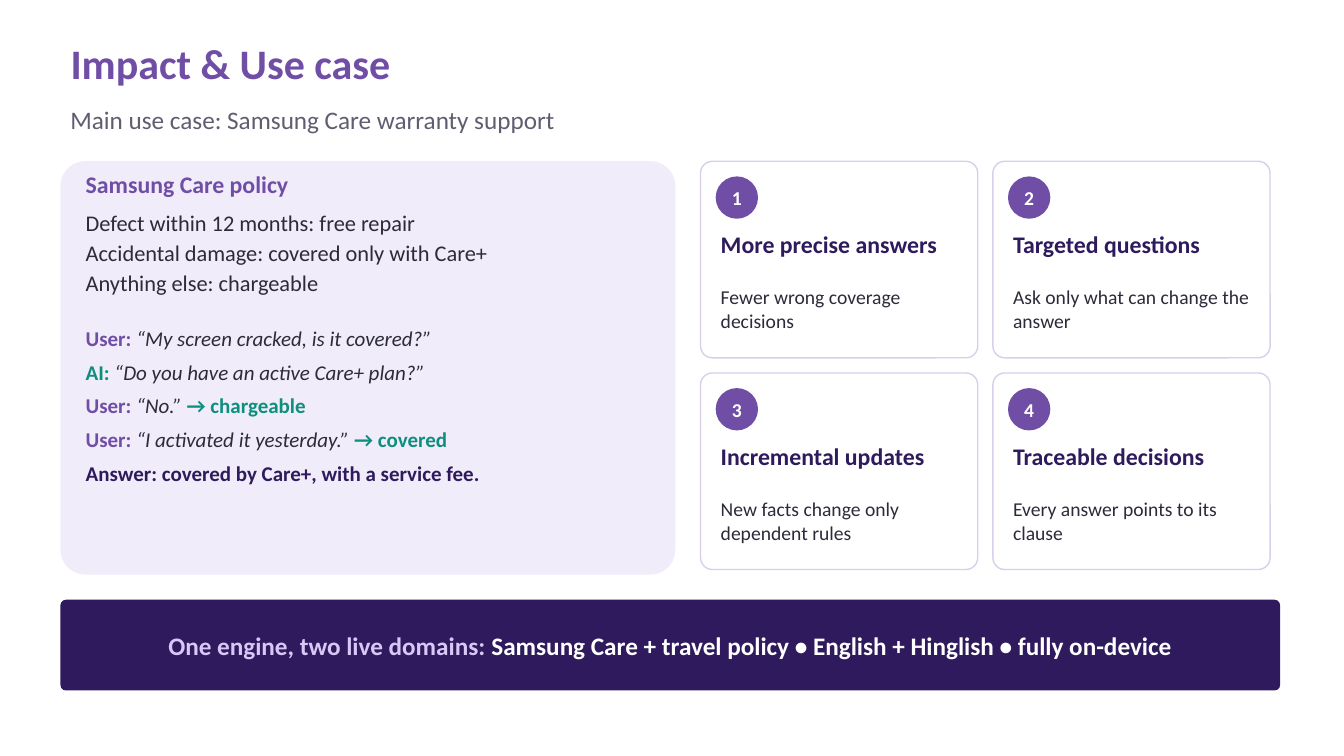
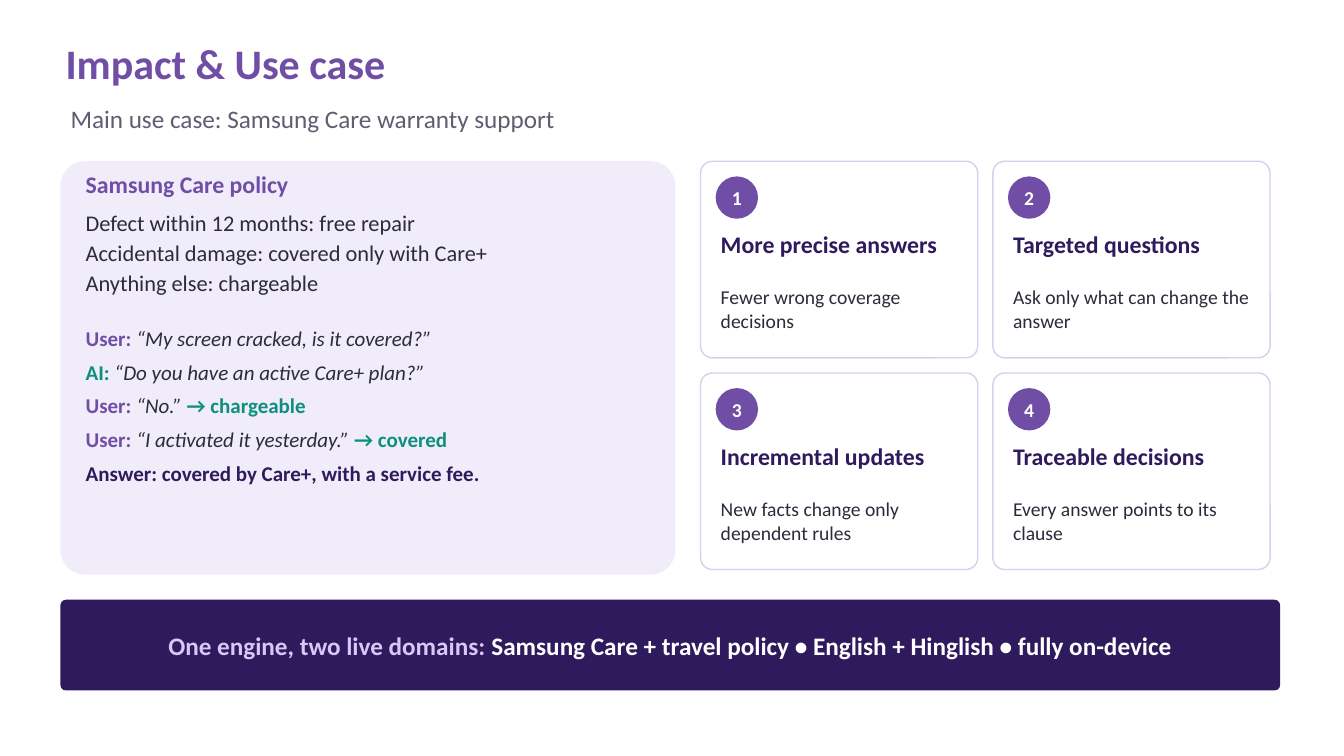
Before and after one commit to Sneha21-09/PRISM_GENAI_HACKATHON_Y2026, a slide deck: slide 8 of ClauseStream_PRISM_Submission_v2.pptx. Drawn at 1344x756 pixels with LibreOffice and Linux fonts; fonts in the diff are those of the drawing. Boxes give left, top, right and bottom in pixels: in the first picture for what was removed or moved away, otherwise in the second. Text is boxed around its words. In the diff, an @@ line names an element or a change of style, - is before the commit and + after.

```diff
--- a/ClauseStream_PRISM_Submission_v2.pptx
+++ b/ClauseStream_PRISM_Submission_v2.pptx
@@ title "Impact & Use case": place and size @@
-title "Impact & Use case" at [71,52,390,86]
+title "Impact & Use case" at [66,52,385,86]
```
Also in this commit, not shown: 13 other slides changed.
